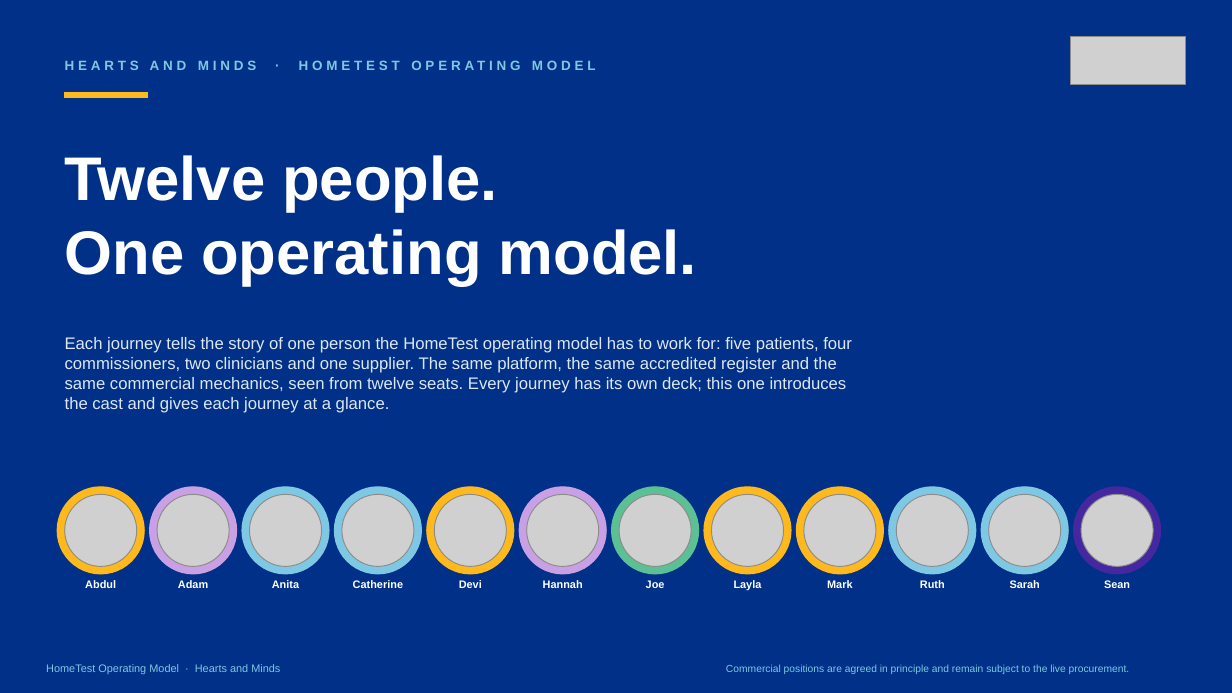
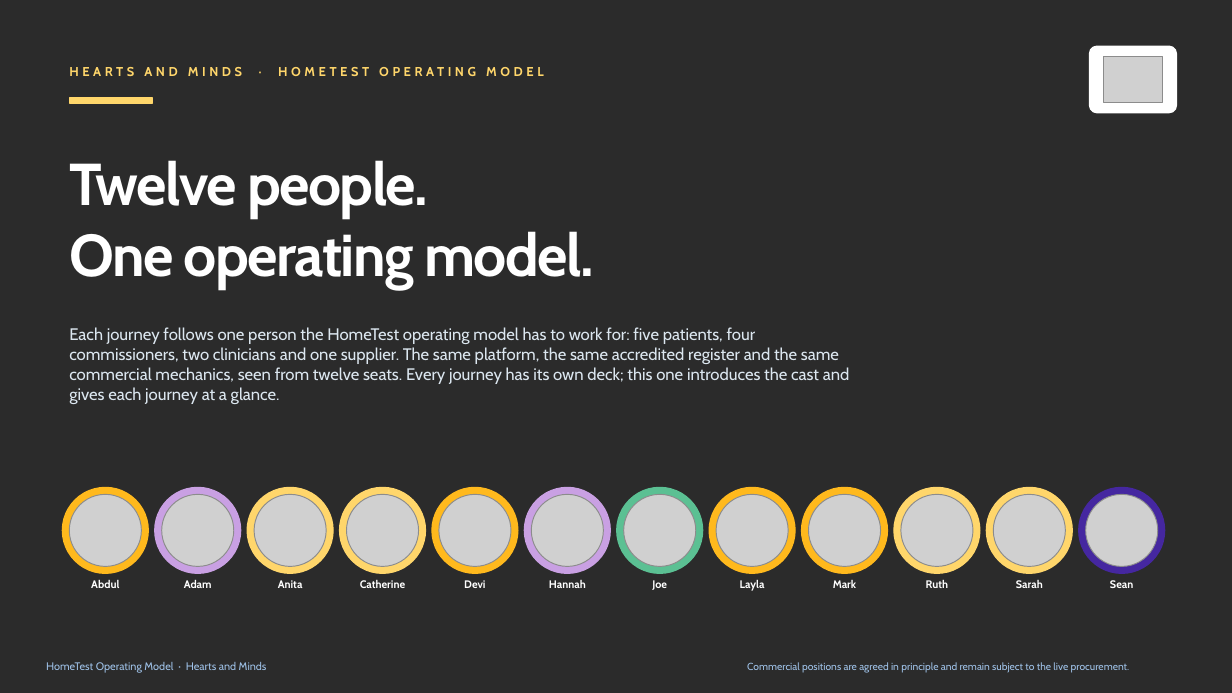
Before and after one commit to ScottEason1967/dtx-ecosystem, a slide deck: slide 1 of hearts-and-minds/journey-decks/hm-journey-overview-v1.pptx. Drawn at 1232x693 pixels with LibreOffice and Linux fonts; fonts in the diff are those of the drawing; grey boxes stand for pictures; background and template pictures are left out; a plain dark background stands for a picture behind light text. Boxes give left, top, right and bottom in pixels: in the first picture for what was removed or moved away, otherwise in the second. Text is boxed around its words. In the diff, an @@ line names an element or a change of style, - is before the commit and + after.

```diff
--- a/hearts-and-minds/journey-decks/hm-journey-overview-v1.pptx
+++ b/hearts-and-minds/journey-decks/hm-journey-overview-v1.pptx
@@ background #003087 to picture (left out) @@
@@ text "HEARTS AND MINDS · HOMETEST ..." at (x1=69, y1=67, x2=544, y2=76): size 10.5 to 10 pt, font Arial to Cabin, text colour #7EC8E3 to #FFD66B, letter spacing 3 to 2.8 pt @@
@@ rounded rectangle added at (x1=1090, y1=46, x2=1177, y2=113), fill #FFFFFF, outline #FFFFFF 1 pt @@
@@ picture resized from (x1=1070, y1=37, x2=1186, y2=84) to (x1=1104, y1=56, x2=1163, y2=103) @@
@@ rectangle moved from (x1=65, y1=92, x2=148, y2=98) to (x1=69, y1=98, x2=152, y2=104) @@
@@ rectangle at (x1=69, y1=98, x2=152, y2=104): fill #FFB91D to #FFD66B; outline #FFB91D 1 pt to #FFD66B 1 pt @@
@@ text "Twelve people." at (x1=69, y1=160, x2=594, y2=289): size 48 to 46 pt, font Arial to Cabin, letter spacing 0 to -1.2 pt @@
@@ text at (x1=69, y1=327, x2=850, y2=404): text changed; font Arial to Cabin @@
-Each journey tells the story of one person the HomeTest operating model has to work for: five patients, four commissioners, two clinicians and one supplier. The same platform, the same accredited register and the same commercial mechanics, seen from twelve seats. Every journey has its own deck; this one introduces the cast and gives each journey at a glance.
+Each journey follows one person the HomeTest operating model has to work for: five patients, four commissioners, two clinicians and one supplier. The same platform, the same accredited register and the same commercial mechanics, seen from twelve seats. Every journey has its own deck; this one introduces the cast and gives each journey at a glance.
@@ 12 pictures, 12 ellipses moved together from (x1=57, y1=487, x2=1161, y2=574) to (x1=63, y1=488, x2=1165, y2=574) @@
@@ fill #7EC8E3 to #FFD66B; outline #7EC8E3 1 pt to #FFD66B 1 pt in 4 elements at (x1=247, y1=488, x2=333, y2=574), (x1=339, y1=488, x2=425, y2=574), (x1=895, y1=488, x2=981, y2=574), (x1=987, y1=488, x2=1073, y2=574) @@
@@ font Arial to Cabin in 12 elements at (x1=464, y1=580, x2=485, y2=588), (x1=549, y1=580, x2=586, y2=588), (x1=652, y1=580, x2=667, y2=590), (x1=833, y1=580, x2=856, y2=588), (x1=926, y1=580, x2=948, y2=588), (x1=1016, y1=580, x2=1043, y2=588), (x1=1110, y1=580, x2=1133, y2=588), (x1=91, y1=580, x2=119, y2=588), (x1=184, y1=580, x2=212, y2=588), (x1=278, y1=580, x2=303, y2=588), (x1=360, y1=580, x2=405, y2=588), (x1=740, y1=580, x2=765, y2=591) @@
@@ text "HomeTest Operating Model · Hearts ..." at (x1=46, y1=662, x2=267, y2=673): font Arial to Cabin, text colour #7EC8E3 to #9FC2E8 @@
@@ text "Commercial positions are agreed in ..." moved from (x1=726, y1=664, x2=1130, y2=674) to (x1=747, y1=662, x2=1130, y2=672) @@
@@ text "Commercial positions are agreed in ..." at (x1=747, y1=662, x2=1130, y2=672): font Arial to Cabin, text colour #7EC8E3 to #9FC2E8 @@
```
Also in this commit, not shown: 14 other slides changed, 57 other files.
